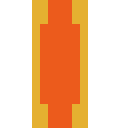
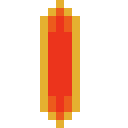
The second 128×128 image is a revision of the first. Changes to its layers:
painted on "Arrière-plan" over [32, 0, 88, 128]
